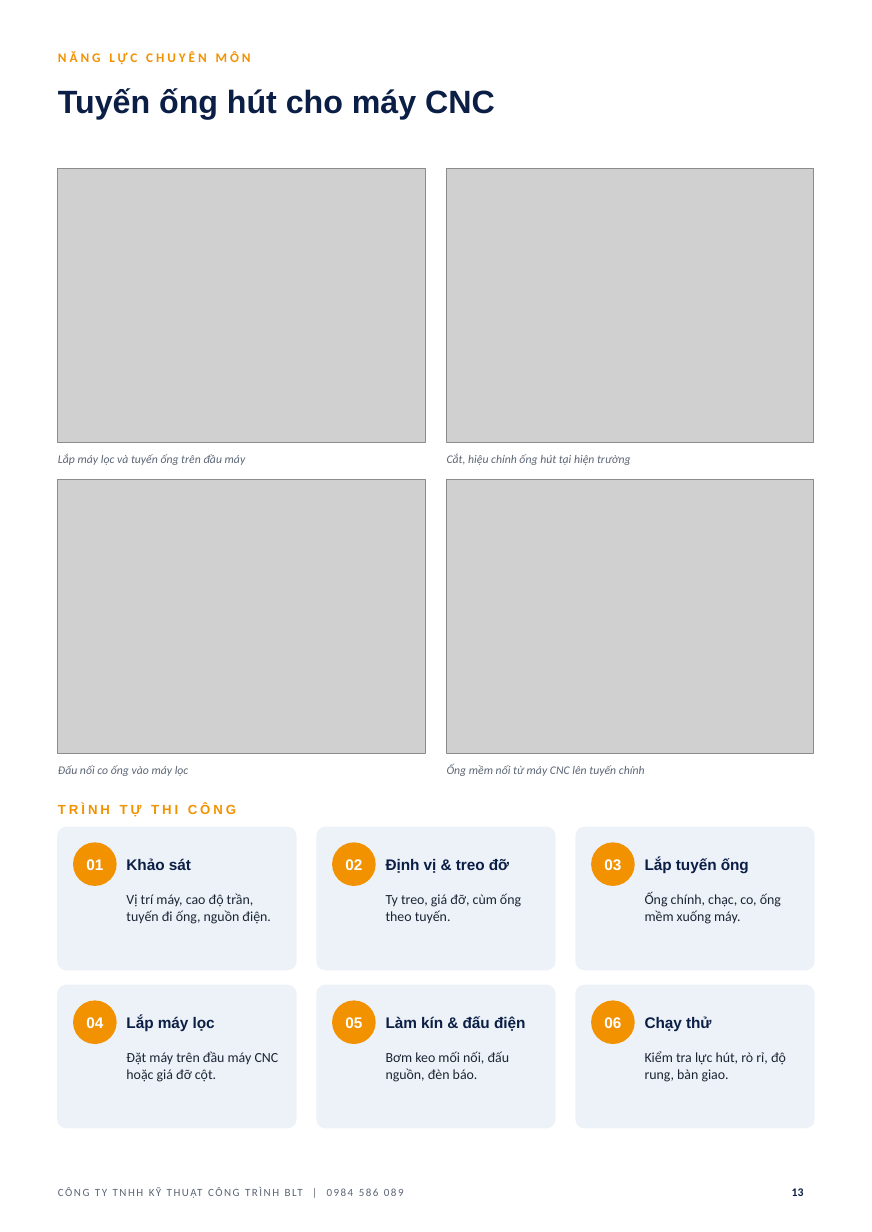
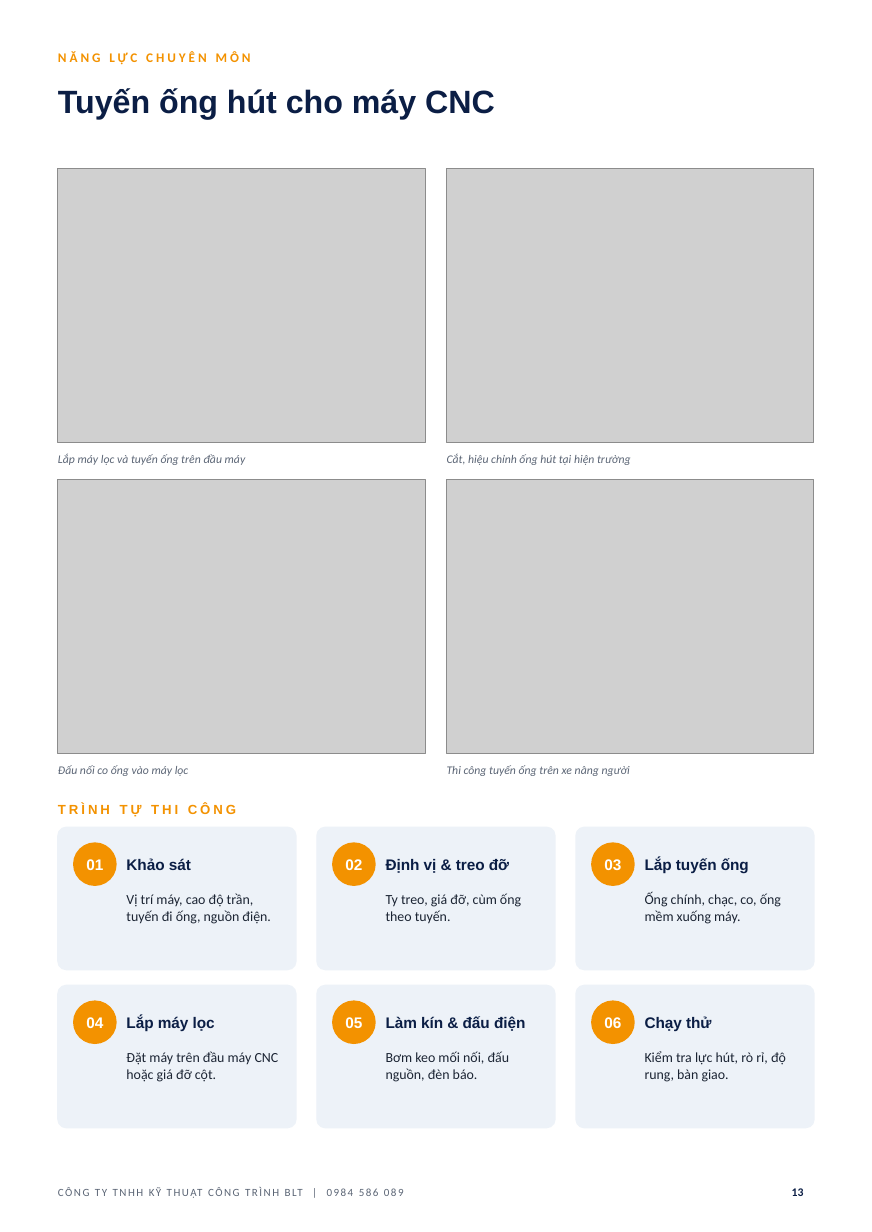
Before and after one commit to haquyenkl2-sys/C-NG-TY-CP-TH-NG-M-I-T-NG-H-P-MINH-PH-T, a slide deck: slide 13 of ho-so-nang-luc-BLT/HO_SO_NANG_LUC_BLT.pptx. Drawn at 872x1232 pixels with LibreOffice and Linux fonts; fonts in the diff are those of the drawing; grey boxes stand for pictures; background and template pictures are left out. Boxes give left, top, right and bottom in pixels: in the first picture for what was removed or moved away, otherwise in the second. Text is boxed around its words. In the diff, an @@ line names an element or a change of style, - is before the commit and + after.

```diff
--- a/ho-so-nang-luc-BLT/HO_SO_NANG_LUC_BLT.pptx
+++ b/ho-so-nang-luc-BLT/HO_SO_NANG_LUC_BLT.pptx
@@ text at (447,765,630,776): text changed @@
-Ống mềm nối từ máy CNC lên tuyến chính
+Thi công tuyến ống trên xe nâng người
```
Also in this commit, not shown: 18 other slides changed, 4 other files.
